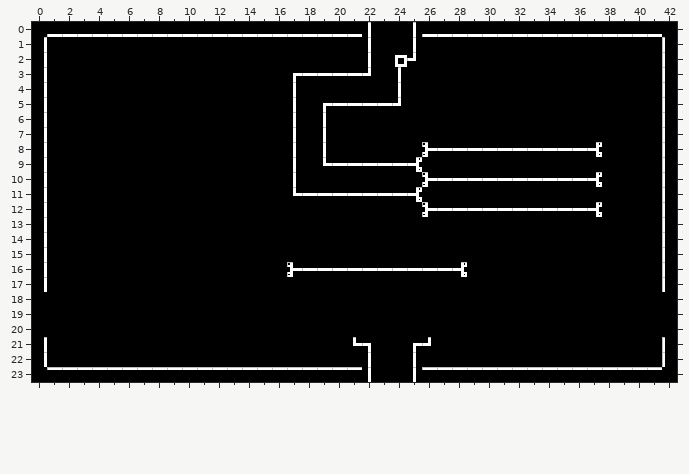
A Tiled map gets an edit: tiles/level1.tmx. Above: the version before the commit.
Cells are 10x10 px. Shown: x 0..42, y 0..23.
The same view after the edit:
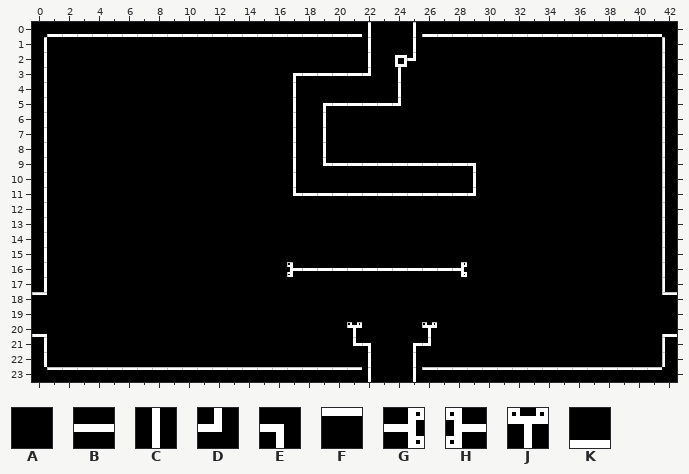
Key: from "tilemap.png": A 0, B 1, C 2, D 4, E 5, F 6, G 8, H 14, J 15, K 18.
_ is an empty cell.
What changed:
{"where": "layer \"Layer1\""}
{"y":8,"x":26,"old":"HBBBBBBBBBBG","new":"AAAAAAAAAAAA"}
{"y":9,"x":25,"old":"GAAAA","new":"BBBBE"}
{"y":10,"x":26,"old":"HBBBBBBBBBBG","new":"AAACAAAAAAAA"}
{"y":11,"x":25,"old":"GAAAA","new":"BBBBD"}
{"y":12,"x":26,"old":"HBBBBBBBBBBG","new":"AAAAAAAAAAAA"}
{"y":18,"x":0,"old":"A","new":"F"}
{"y":18,"x":42,"old":"A","new":"F"}
{"y":20,"x":0,"old":"A","new":"K"}
{"y":20,"x":21,"old":"A","new":"J"}
{"y":20,"x":26,"old":"A","new":"J"}
{"y":20,"x":42,"old":"A","new":"K"}
